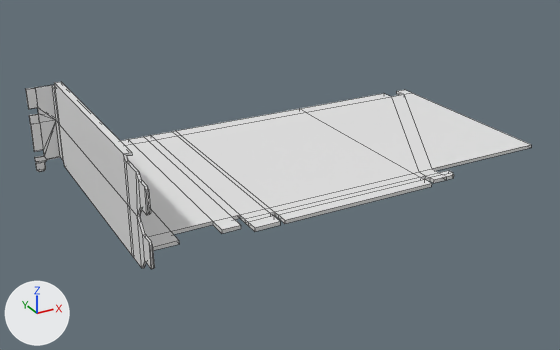
The Blender file computer parts/GPU Nvidia GeForce GTX 1650 Windforce GIGABYTE.blend as it was, and as the next commit left it.
Camera for both pictures: a camera (50 mm lens) standing at (-0.07, -0.276, 0.117) and looking at (0.082, 0.001, -0.021). Lighting does not change. The marker at lower left points along +X, +Y and +Z. Mesh edges are drawn as thin lines.

In view in the first picture: 'pcb', 'pci-e plate'.
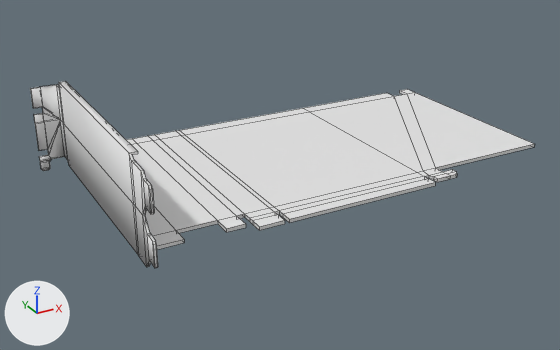
Location of each change, [x1, y1, x2, y2] in pixels of the pictures (560 x 350 px):
'pcb', moved
    before: [121, 90, 531, 251]
    after: [127, 89, 534, 250]
'pci-e plate', shading changed, moved
    before: [26, 82, 155, 269]
    after: [30, 81, 158, 268]
part 1 of me_plane, shading changed
    before: [26, 82, 134, 258]
    after: [30, 81, 139, 256]

Diff of the bpy script that builds the scene:
```diff
--- a/computer parts/GPU Nvidia GeForce GTX 1650 Windforce GIGABYTE.blend.py
+++ b/computer parts/GPU Nvidia GeForce GTX 1650 Windforce GIGABYTE.blend.py
@@ me_plane @@
 me_plane.from_pydata(...)  # 52 vertices, 30 faces; spans x -0.011..0.003, y -0.06..0.06, z -0.023..0.019
 # used by ob_pci_e_plate; location = (0.0, 0.0, 0.0)
+# me_plane part 1: edges marked sharp go from 0 to 3
 me_plane.materials.append(mat_dark_metal_1)
@@ ob_pci_e_plate @@
 ob_pci_e_plate = bpy.data.objects.new('pci-e plate', me_plane)
-ob_pci_e_plate.location = (0.0, 0.0, 0.0)
+ob_pci_e_plate.location = (0.002, 0.0, 0.0)
 _m = ob_pci_e_plate.modifiers.new('Solidify', 'SOLIDIFY')
@@ ob_pcb @@
 ob_pcb = bpy.data.objects.new('pcb', me_plane_001)
-ob_pcb.location = (0.0025, 0.067, -0.0195)
+ob_pcb.location = (0.0045, 0.067, -0.0195)
 _m = ob_pcb.modifiers.new('Solidify', 'SOLIDIFY')
```
